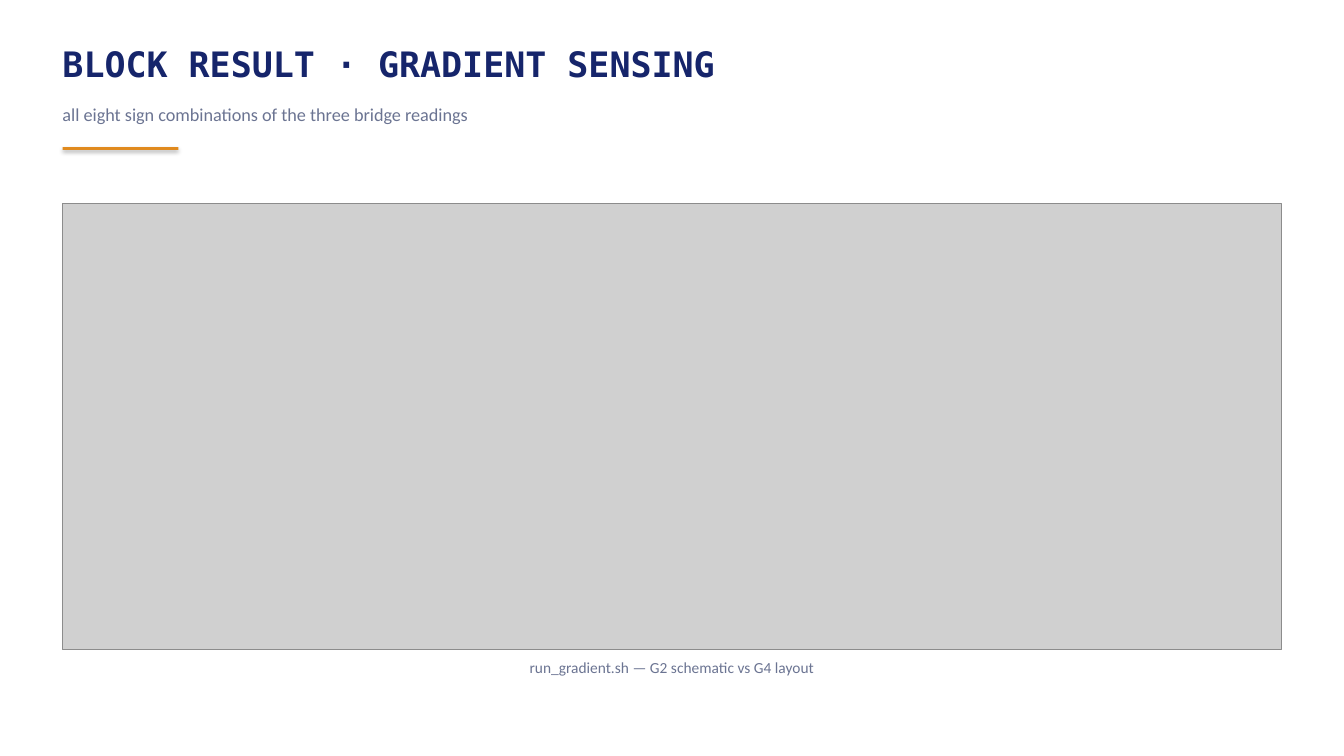
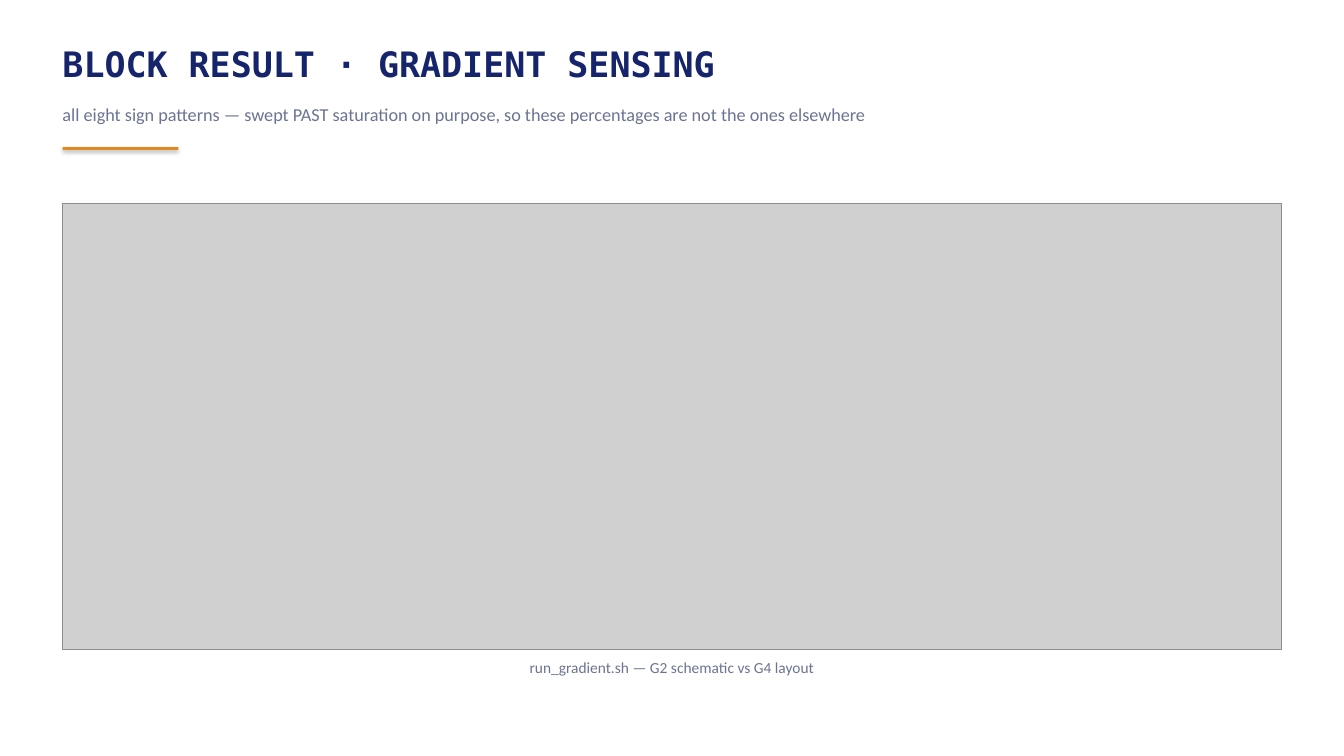
Before and after one commit to AnBuiUCI/sscs-2026-zotnetic, a slide deck: slide 36 of FINAL/reportes/reporte_zotnetic_EN.pptx. Drawn at 1344x756 pixels with LibreOffice and Linux fonts; fonts in the diff are those of the drawing; grey boxes stand for pictures. Boxes give left, top, right and bottom in pixels: in the first picture for what was removed or moved away, otherwise in the second. Text is boxed around its words. In the diff, an @@ line names an element or a change of style, - is before the commit and + after.

```diff
--- a/FINAL/reportes/reporte_zotnetic_EN.pptx
+++ b/FINAL/reportes/reporte_zotnetic_EN.pptx
@@ text at [62, 108, 865, 124]: text changed @@
-all eight sign combinations of the three bridge readings
+all eight sign patterns — swept PAST saturation on purpose, so these percentages are not the ones elsewhere
```
Also in this commit, not shown: 3 other slides changed, 1 slide removed, 6 other files.
